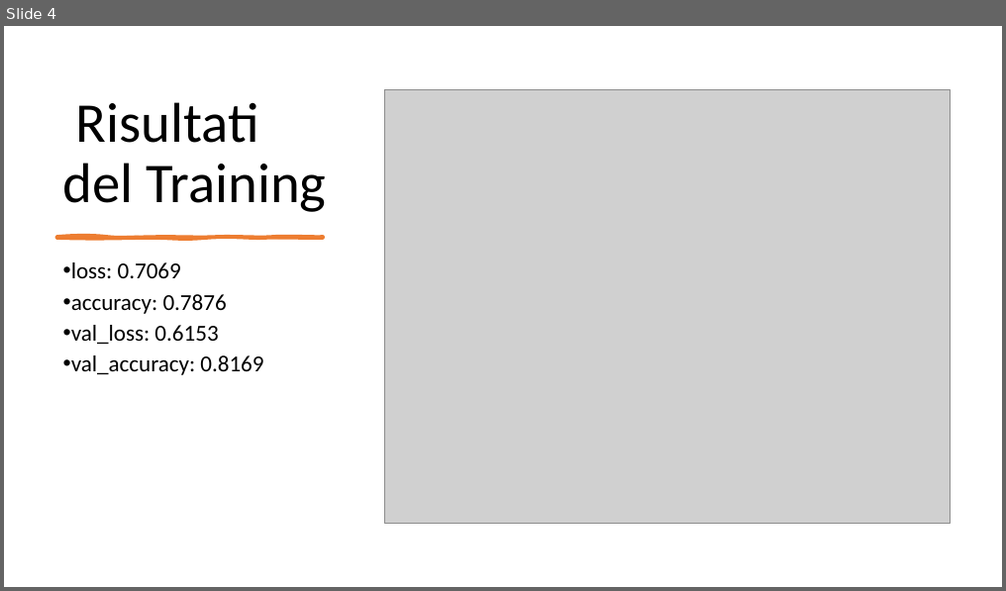
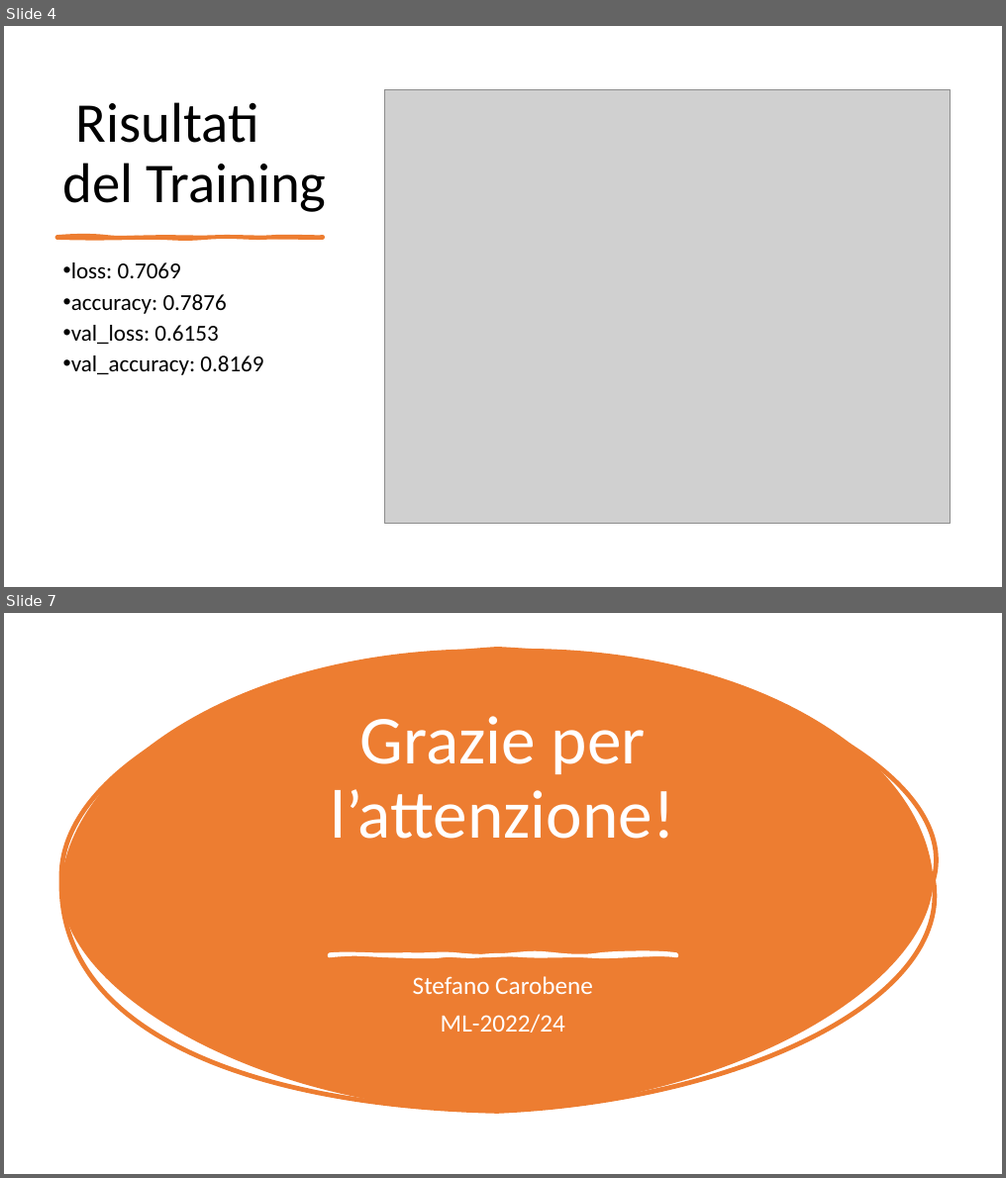
Before and after one commit to stecno04/speech-recognition-cnn, a slide deck: Carobene_Stefano_ML.pptx. Shown one above the other, each under a label of ours: slide 4 before the commit, slides 4 and 7 after it; the slides between them are not shown. The pictures are 1006x591 and 1006x1178 pixels, drawn with LibreOffice and Linux fonts; fonts in the diff are those of the drawing; grey boxes stand for pictures. Boxes give left, top, right and bottom in pixels: in the first picture for what was removed or moved away, otherwise in the second. Text is boxed around its words. In the diff, an @@ line names an element or a change of style, - is before the commit and + after.

```diff
--- a/Carobene_Stefano_ML.pptx
+++ b/Carobene_Stefano_ML.pptx
@@ slide 7 added at [4,613,1002,1174], background #FFFFFF @@
@@ freeform shape added at [61,650,934,1112], fill #ED7D31, outline #ED7D31 4.5 pt @@
@@ title added at [331,716,675,839], 66 pt, text #FFFFFF @@
+Grazie per l’attenzione!
@@ freeform shape added at [330,955,677,956], fill #FFFFFF, outline #FFFFFF 3.25 pt @@
@@ subtitle added at [413,976,593,1033], 24 pt, text #FFFFFF @@
+Stefano Carobene
+ML-2022/24
```
Also in this commit, not shown: 3 slides changed, 1 other slide added, 6 other files.
